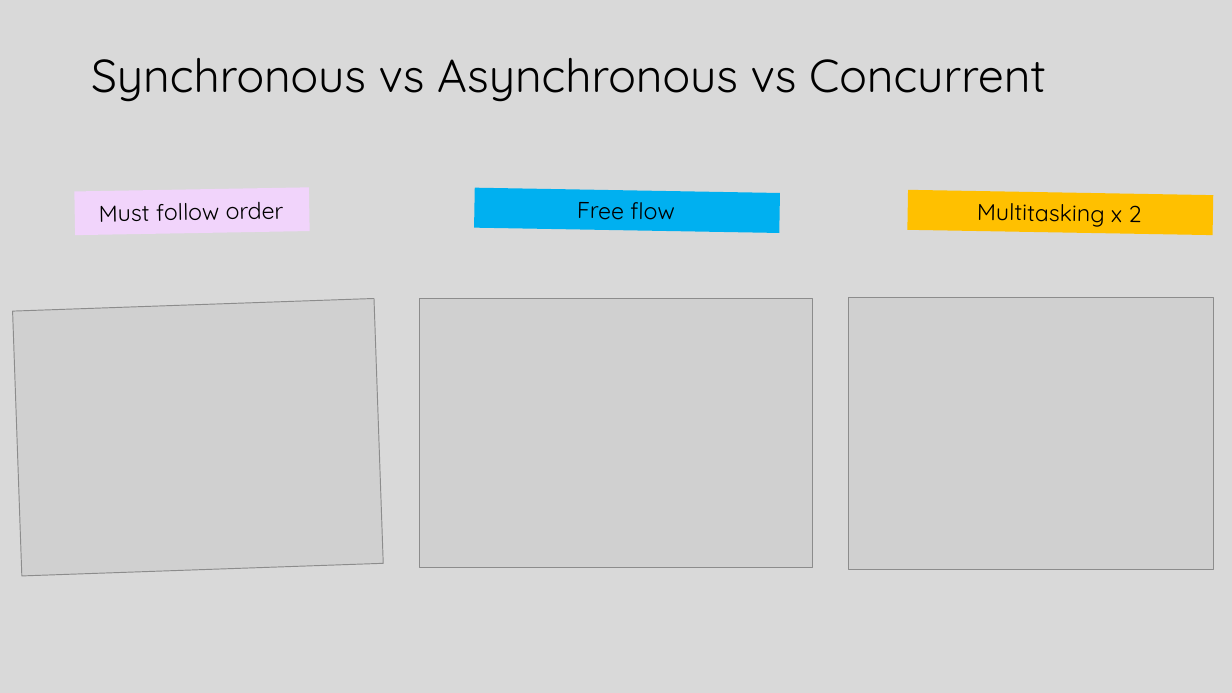
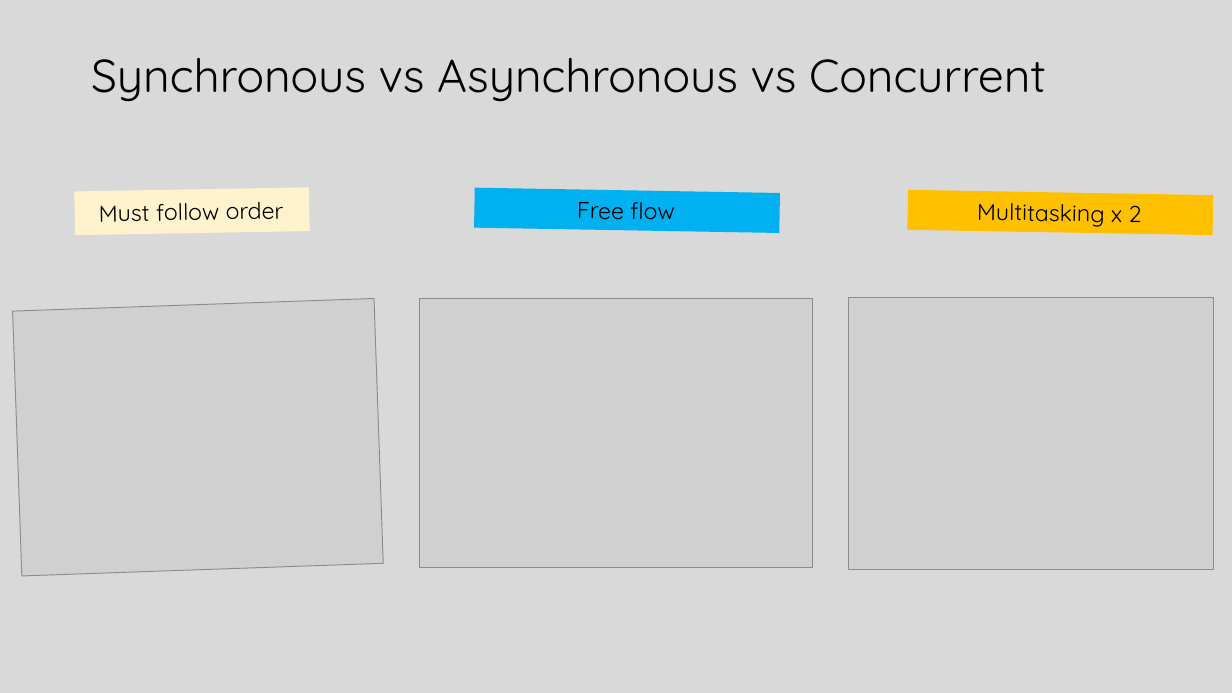
Before and after one commit to calvinmo/NTD2022, a slide deck: slide 5 of Async-Testing-NTD22-V1.pptx. Drawn at 1232x693 pixels with LibreOffice and Linux fonts; fonts in the diff are those of the drawing; grey boxes stand for pictures. Boxes give left, top, right and bottom in pixels: in the first picture for what was removed or moved away, otherwise in the second. Text is boxed around its words. In the diff, an @@ line names an element or a change of style, - is before the commit and + after.

```diff
--- a/Async-Testing-NTD22-V1.pptx
+++ b/Async-Testing-NTD22-V1.pptx
@@ text "Must follow order" at (75, 187, 310, 235): fill #F1D4FB to #FFF3CD @@
```
Also in this commit, not shown: 12 other slides changed, 1 slide removed.
